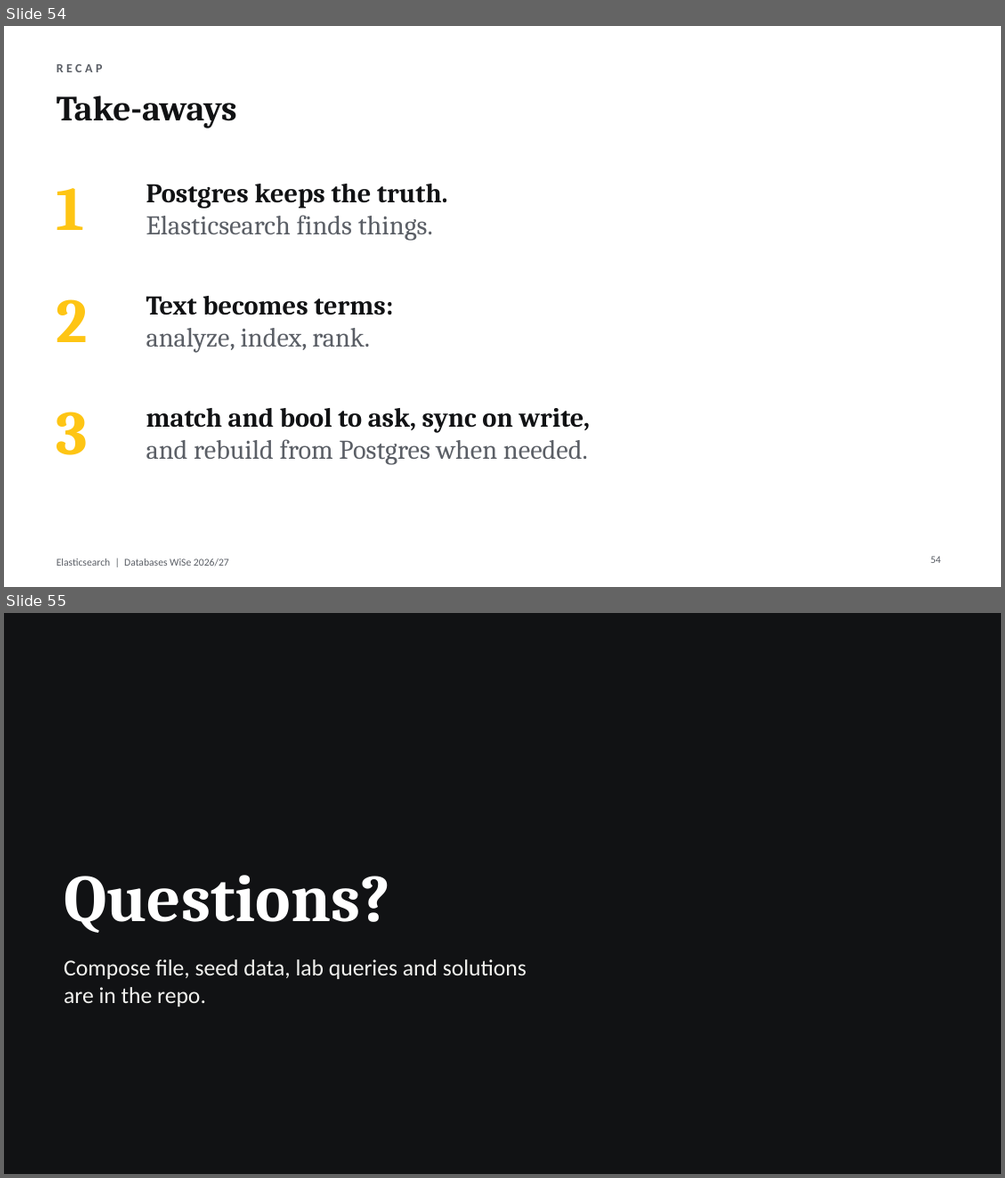
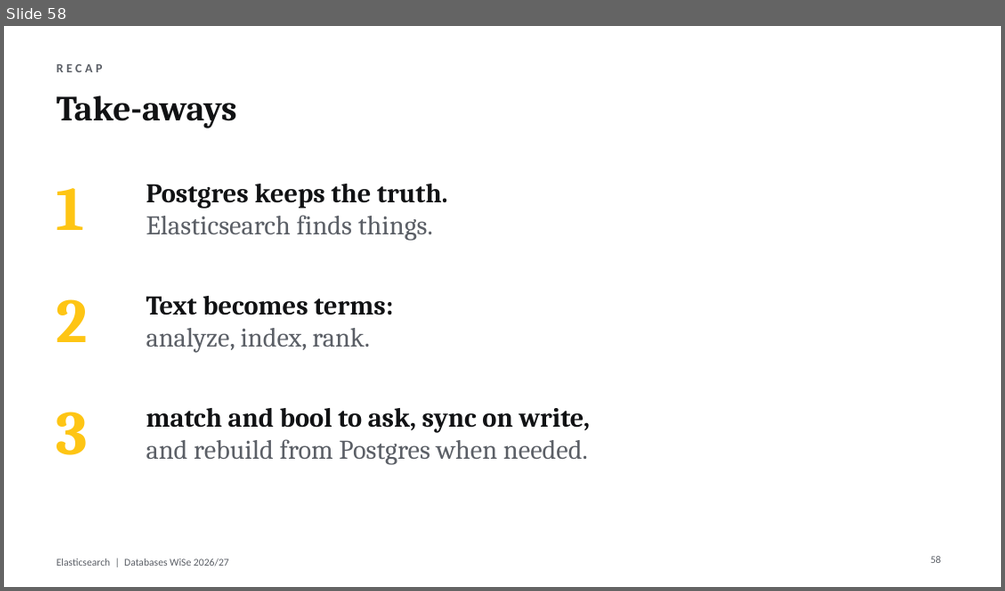
Before and after one commit to rehantariq6000-lab/elasticsearch-seminar, a slide deck: slides/Elasticsearch(RS).pptx. Shown one above the other, each under a label of ours: slides 54 and 55 before the commit, slide 58 after it. The pictures are 1005x1178 and 1005x591 pixels, drawn with LibreOffice and Linux fonts; fonts in the diff are those of the drawing. Boxes give left, top, right and bottom in pixels: in the first picture for what was removed or moved away, otherwise in the second. Text is boxed around its words. In the diff, an @@ line names an element or a change of style, - is before the commit and + after.

```diff
--- a/slides/Elasticsearch(RS).pptx
+++ b/slides/Elasticsearch(RS).pptx
@@ slide 55 removed at [4,613,1001,1174], background #FFFFFF @@
@@ rectangle removed at [4,613,1001,1174] @@
@@ title removed at [64,875,390,933] @@
-Questions?
@@ text removed at [64,959,526,1006] @@
-Compose file, seed data, lab queries and solutions are in the repo.
@@ what was slide 54 is now slide 58 @@
@@ page number at [930,556,941,563]: text changed @@
-54
+58
```
Also in this commit, not shown: 6 slides changed, 5 slides added, 1 other file.
